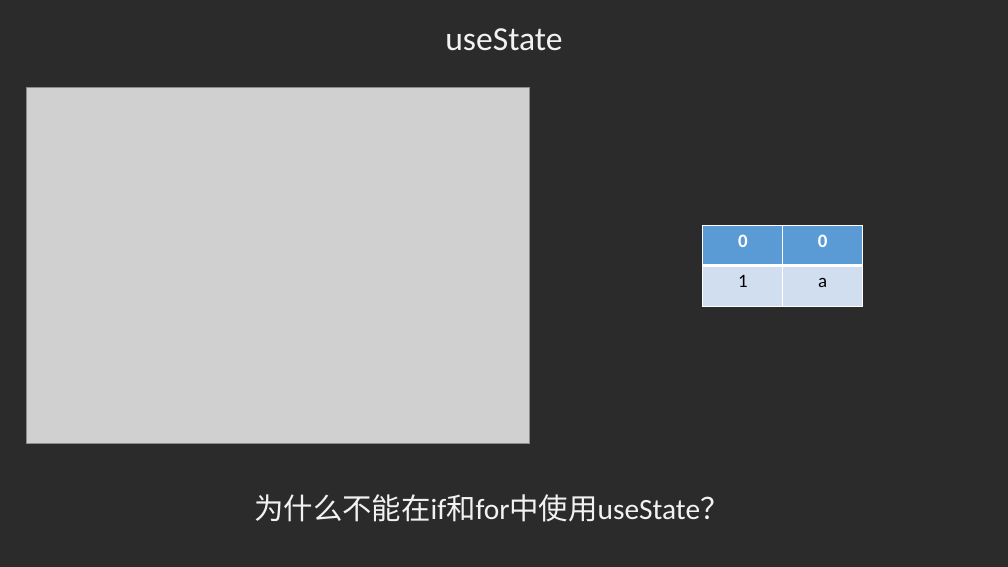
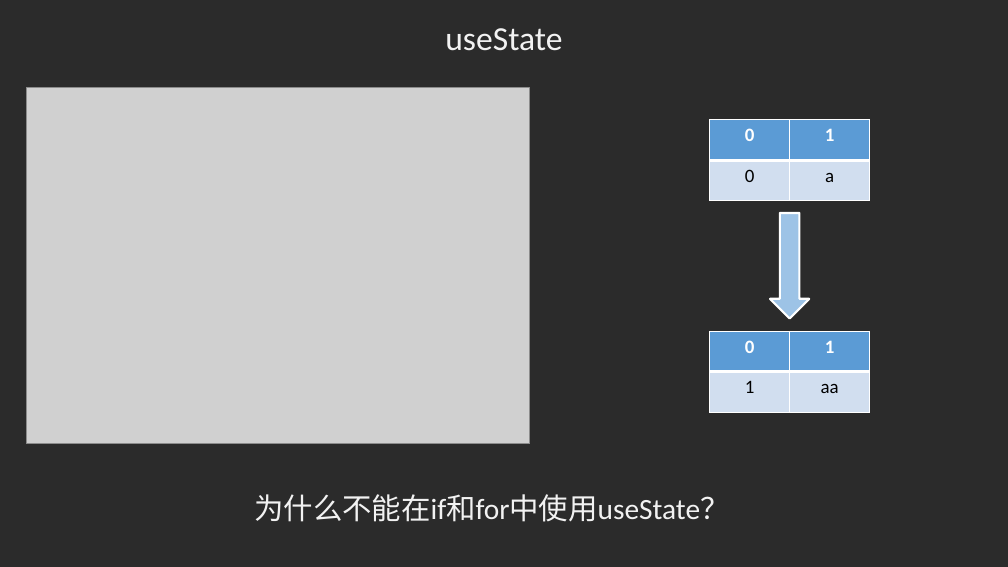
Before and after one commit to LKazusa/Learn, a slide deck: slide 23 of render.pptx. Drawn at 1008x567 pixels with LibreOffice and Linux fonts; fonts in the diff are those of the drawing; grey boxes stand for pictures; background and template pictures are left out; a plain dark background stands for a picture behind light text. Boxes give left, top, right and bottom in pixels: in the first picture for what was removed or moved away, otherwise in the second. Text is boxed around its words. In the diff, an @@ line names an element or a change of style, - is before the commit and + after.

```diff
--- a/render.pptx
+++ b/render.pptx
@@ table added at [710, 119, 870, 200], 2 rows, 2 columns @@
+0 | 1
+0 | a
@@ down arrow added at [771, 213, 810, 318], fill #9DC3E6, outline #FFFFFF 2 pt @@
@@ table at [710, 331, 870, 412] @@
-row 1, column 2: 0
+row 1, column 2: 1
-row 2, column 2: a
+row 2, column 2: aa
@@ table: place and size @@
-table at [703, 225, 864, 306]
+table at [710, 331, 870, 412]
```
Also in this commit, not shown: 2 other slides changed, 1 slide added.
